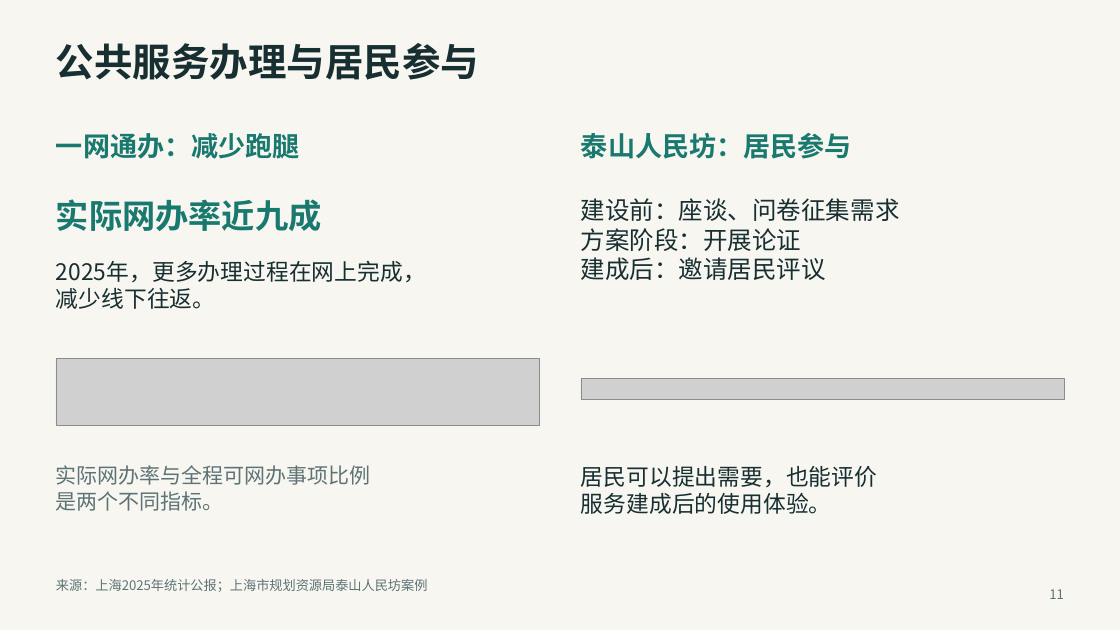
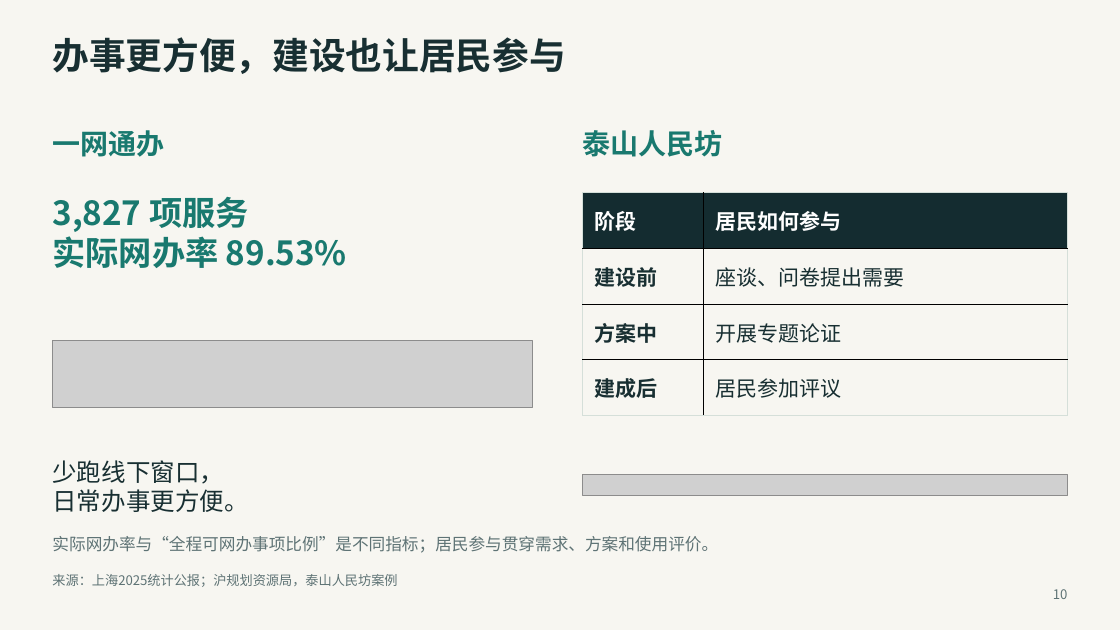
Before and after one commit to JohnnyGanYu/people-city-pre, a slide deck: slide 10 of 人民城市的上海实践.pptx (slide 11 before the commit). Drawn at 1120x630 pixels with LibreOffice and Linux fonts; fonts in the diff are those of the drawing; grey boxes stand for pictures. Boxes give left, top, right and bottom in pixels: in the first picture for what was removed or moved away, otherwise in the second. Text is boxed around its words. In the diff, an @@ line names an element or a change of style, - is before the commit and + after.

Commit message:
Update 人民城市的上海实践.pptx
内容改了一点，配色黑白不好看，晚安

```diff
--- a/人民城市的上海实践.pptx
+++ b/人民城市的上海实践.pptx
@@ text at <box>52,37,565,74</box>: text changed; size 33 to 31.5 pt @@
-公共服务办理与居民参与
+办事更方便，建设也让居民参与
@@ text at <box>53,130,165,157</box>: text changed; size 23.2 to 24 pt @@
-一网通办：减少跑腿
+一网通办
@@ text at <box>583,130,723,157</box>: text changed; size 23.2 to 24 pt @@
-泰山人民坊：居民参与
+泰山人民坊
@@ text at <box>53,197,347,268</box>: text changed @@
-实际网办率近九成
+3,827 项服务
+实际网办率 89.53%
@@ text removed at <box>581,198,900,280</box> @@
-建设前：座谈、问卷征集需求
-方案阶段：开展论证
-建成后：邀请居民评议
@@ table added at <box>583,192,1068,416</box>, 4 rows, 2 columns @@
+阶段 | 居民如何参与
+建设前 | 座谈、问卷提出需要
+方案中 | 开展专题论证
+建成后 | 居民参加评议
@@ text removed at <box>56,261,426,309</box> @@
-2025年，更多办理过程在网上完成，
-减少线下往返。
@@ picture: place and size @@
-picture at <box>56,359,539,425</box>
+picture at <box>52,341,532,408</box>
@@ text added at <box>53,460,249,512</box>, 21 pt, text #182F32 @@
+少跑线下窗口，
+日常办事更方便。
@@ text removed at <box>581,466,877,514</box> @@
-居民可以提出需要，也能评价
-服务建成后的使用体验。
@@ picture: place and size @@
-picture at <box>581,379,1065,400</box>
+picture at <box>583,475,1068,496</box>
@@ text at <box>52,536,718,553</box>: text changed; size 18 to 14.2 pt @@
-实际网办率与全程可网办事项比例
-是两个不同指标。
+实际网办率与“全程可网办事项比例”是不同指标；居民参与贯穿需求、方案和使用评价。
@@ text at <box>52,574,397,587</box>: text changed @@
-来源：上海2025年统计公报；上海市规划资源局泰山人民坊案例
+来源：上海2025统计公报；沪规划资源局，泰山人民坊案例
@@ text removed at <box>1049,589,1064,599</box> @@
-11
@@ text added at <box>1053,589,1068,599</box>, 11.2 pt, text #5E7375 @@
+10
```
Also in this commit, not shown: 4 other slides changed, 14 slides added, 14 slides removed.
